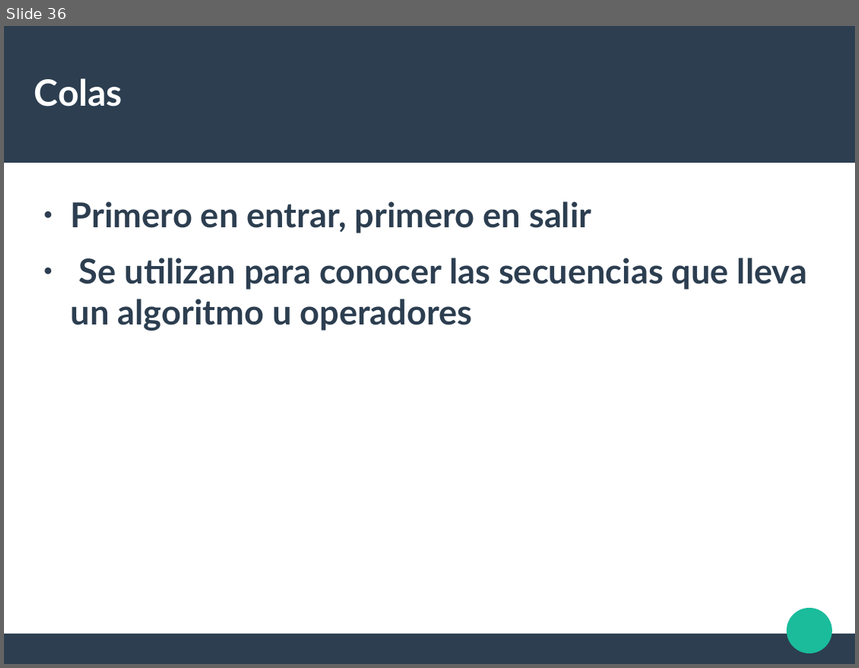
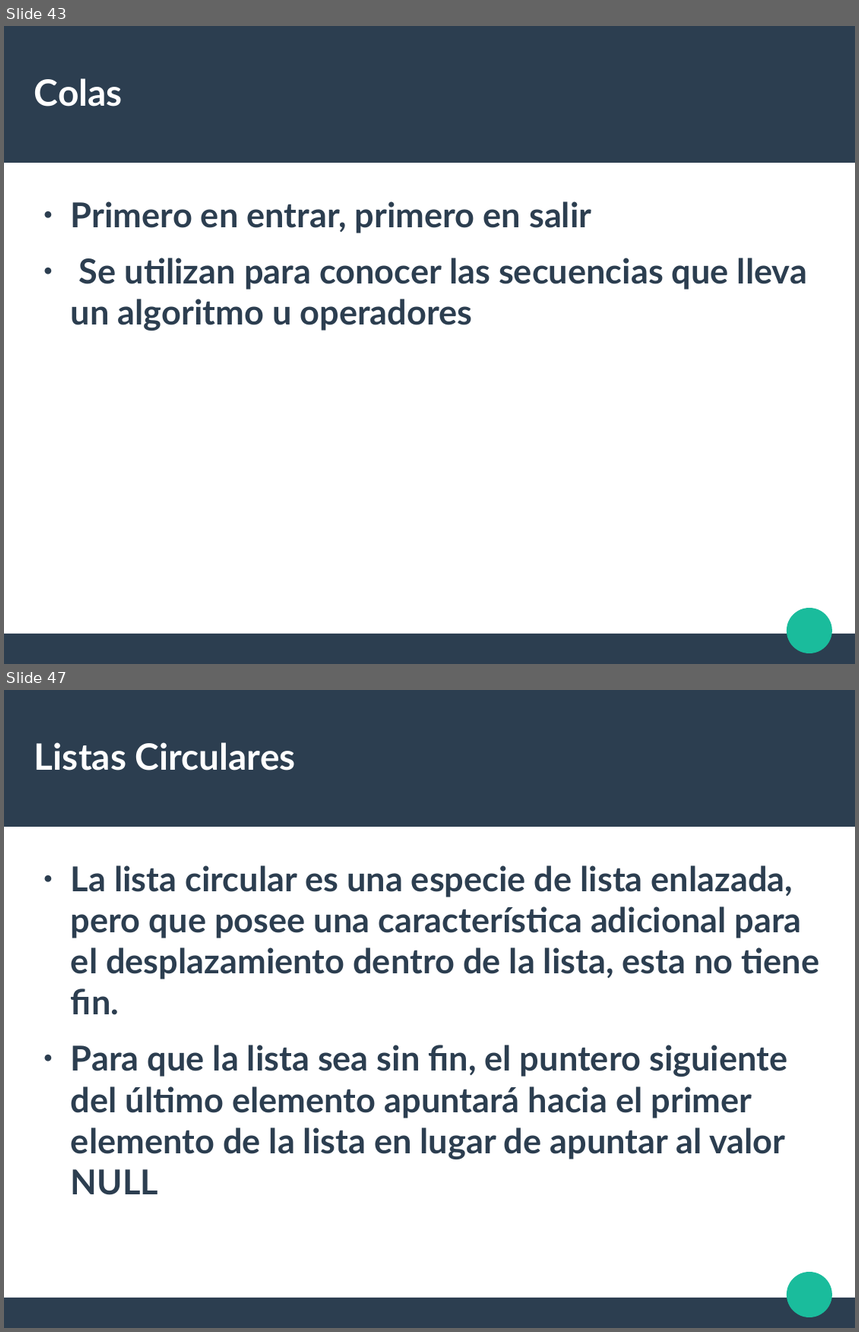
Before and after one commit to liowiki/EDA1-20192, a slide deck: Tema1.odp. Shown one above the other, each under a label of ours: slide 36 before the commit, slides 43 and 47 after it; the slides between them are not shown. The pictures are 859x668 and 859x1332 pixels, drawn with LibreOffice and Linux fonts; fonts in the diff are those of the drawing. Boxes give left, top, right and bottom in pixels: in the first picture for what was removed or moved away, otherwise in the second. Text is boxed around its words. In the diff, an @@ line names an element or a change of style, - is before the commit and + after.

```diff
--- a/Tema1.odp
+++ b/Tema1.odp
@@ slide 47 added at [4,690,855,1328], background #FFFFFF; not listed: 3 template elements that a slide beside it also shows @@
@@ title added at [34,742,296,771], 33.9 pt, text #FFFFFF, bold @@
+Listas Circulares
@@ text added at [71,866,820,1195], 32 pt, text #2C3E50, bold @@
+● La lista circular es una especie de lista enlazada, pero que posee una característica adicional para el desplazamiento dentro de la lista, esta no tiene fin.
+● Para que la lista sea sin fin, el puntero siguiente del último elemento apuntará hacia el primer elemento de la lista en lugar de apuntar al valor NULL
@@ what was slide 36 is now slide 43 @@
```
Also in this commit, not shown: 11 other slides added.
